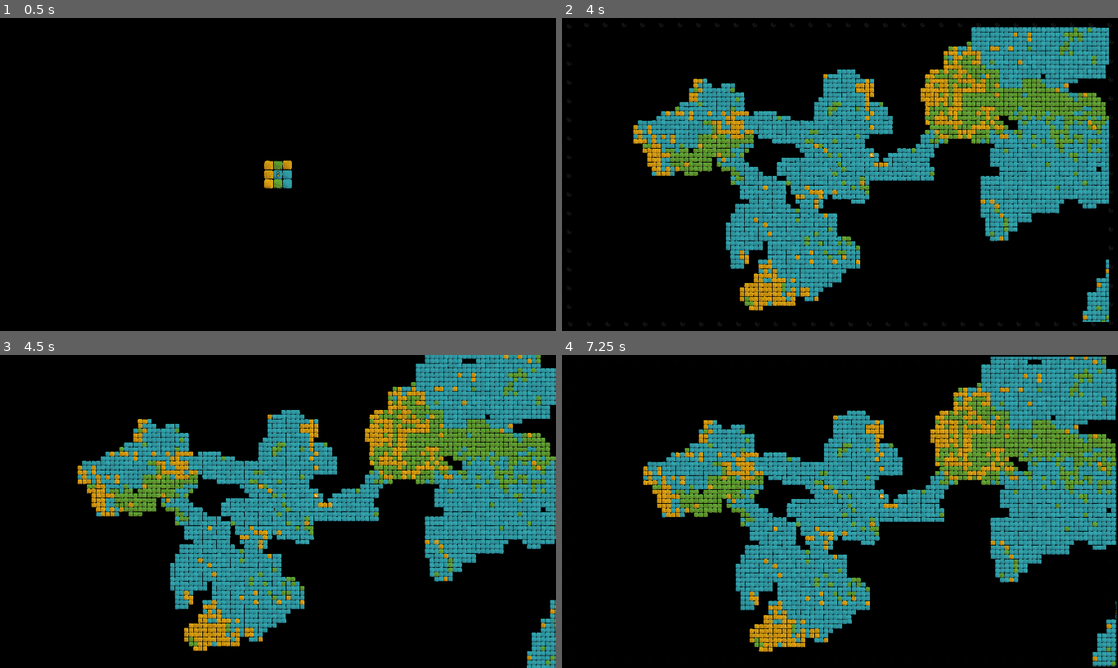
Above: before the commit, frames 1-4 (two rows, left to right).
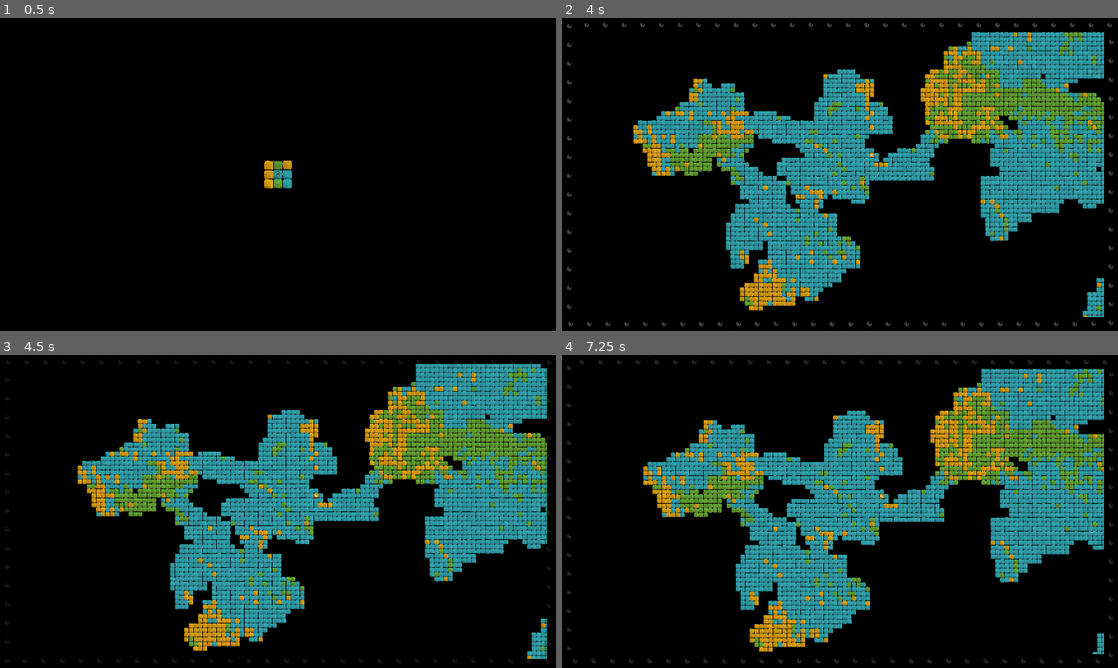
Above: after the commit, the same moments.

Repository: arrayewhy/Worlds
Game: Godot game, scene res://Scenes/Main.tscn
Same seed, same stepped clock (60 frames per second), same inputs: the game is played once before the commit and once after it.
Inputs (mouse positions are in pixels of both pictures, inside the frame that each line leads up to):
- Up to frame 1 (0.5 s): no input
- Up to frame 2 (4 s): tap Enter (Enter) at 0.5, 0.6, 2.3, 3.8 s; move the mouse to (962, 158) at 0.52 s; hold D (Right) 0.53-1.25 s; click (962, 158) at 0.67 s; drag from (728, 190) to (812, 237) at 1.27 s; move the mouse to (895, 105) at 2.02 s; hold D (Right) 2.03-2.75 s; hold 1 (One) 2.03-2.75 s; drag from (812, 237) to (673, 127) at 2.77 s; move the mouse to (1006, 221) at 3.52 s; hold A (Left) from 3.53 s (still down); hold 2 (Two) from 3.53 s (still down)
- Up to frame 3 (4.5 s): release A (Left) at 4.25 s; release 2 (Two) at 4.25 s; drag from (111, 464) to (194, 433) at 4.27 s
- Up to frame 4 (7.25 s): move the mouse to (867, 511) at 5.02 s; hold S (Down) 5.03-5.75 s; tap U at 5.1 s; click (867, 511) at 5.17 s; tap Enter (Enter) at 5.3, 6.8 s; drag from (756, 433) to (728, 527) at 5.77 s; move the mouse to (962, 495) at 6.52 s; hold W (Up) from 6.53 s (still down); tap Tab at 6.6 s

Frame 1 is identical in both runs. In frame 2, 1.6% of the frame differs, in the area x 0-100%, y 1-99%; in frame 3, 1.8%; in frame 4, 2.8%, in the area x 0-100%, y 0-100%.

Commit message:
Adjust [Illuminations Fade Out]

Diff:
--- a/worlds/Scripts/UI/Illuminations-Handler.gd
+++ b/worlds/Scripts/UI/Illuminations-Handler.gd
@@ -27,7 +27,8 @@
 		blackBars.HideDone.connect(Hide_CanvLayer);
 
 func Hide_Illums() -> void:
-	illumFader.FadeToTrans(8);
+	illumFader.FadeToTrans(2);
+	await get_tree().create_timer(.5).timeout;
 	blackBars.Hide();
 
 func Hide_CanvLayer() -> void:
